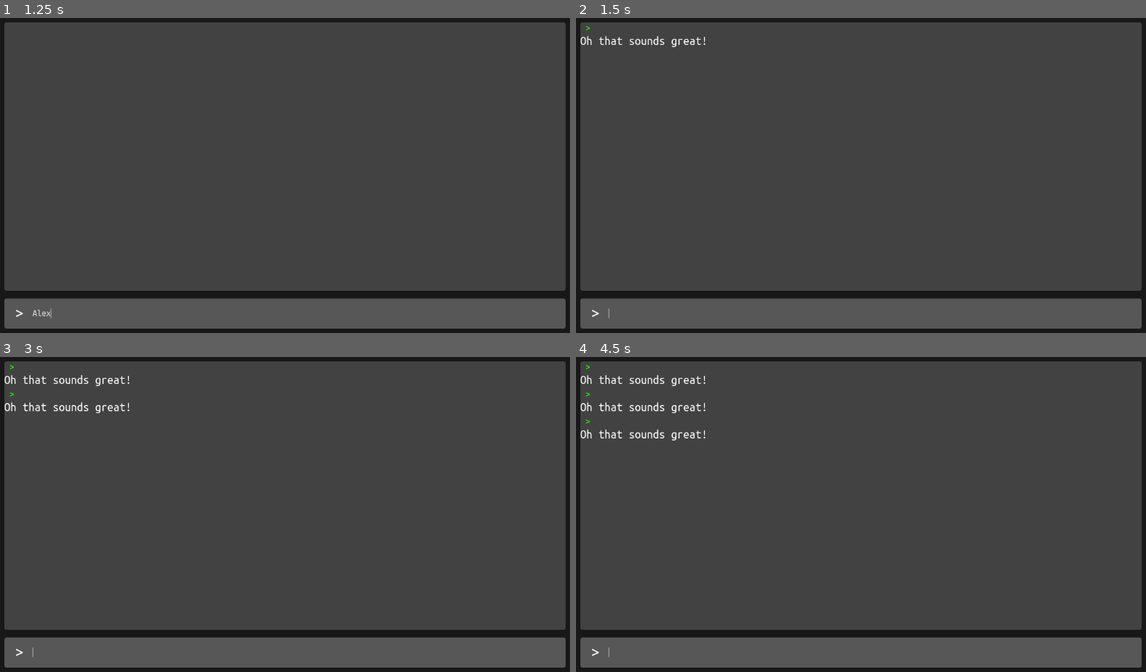
Above: before the commit, frames 1-4 (two rows, left to right).
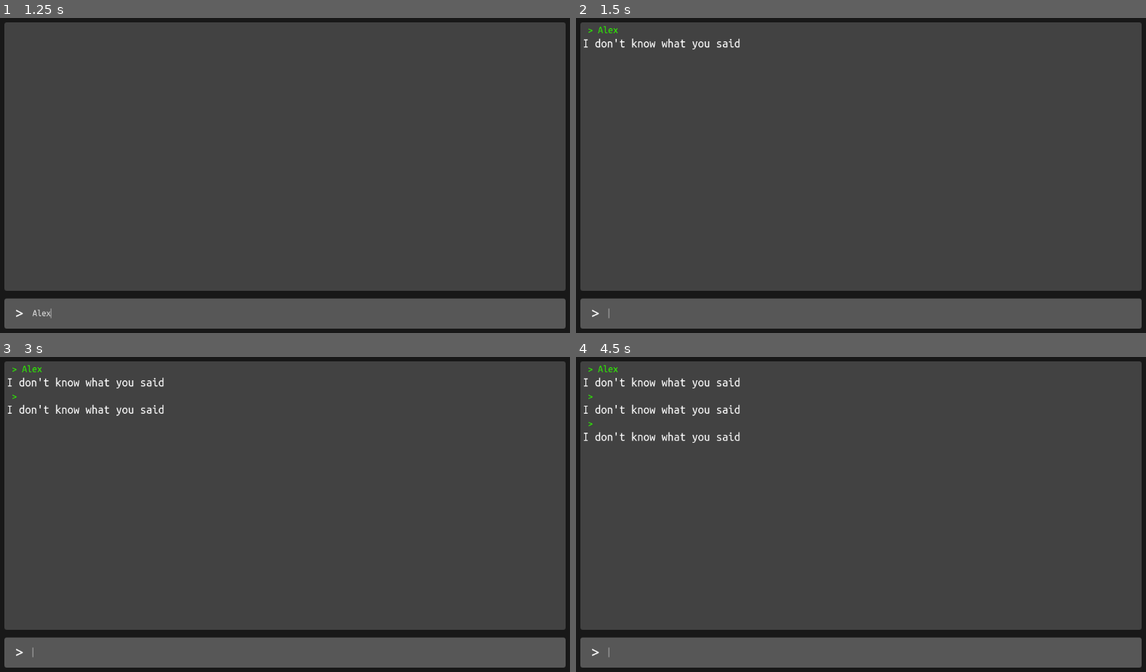
Above: after the commit, the same moments.

Repository: AkIszler/firstRPGGame
Game: Godot game, scene res://scenes/main_game.tscn
The game is run twice, just before and just after one commit, with the same random seed, the same clock (stepped at 60 frames per second) and the same inputs.
Inputs (mouse positions are in pixels of both pictures, inside the frame that each line leads up to):
- Up to frame 1 (1.25 s): click (296, 314) at 0.52 s; type "Alex" at 0.6 s
- Up to frame 2 (1.5 s): tap Enter at 1.25 s
- Up to frame 3 (3 s): tap Space at 2 s; tap Enter at 2.75 s
- Up to frame 4 (4.5 s): tap Space at 3.5 s; tap Enter at 4.25 s

Frame 1 is identical in both runs. In frame 2, 0.5% of the frame differs, in the area x 0-29%, y 2-11%; in frame 3, 0.9%; in frame 4, 1.3%, in the area x 0-29%, y 2-28%.

Commit message:
1

Diff:
--- a/scenes/input_response.tscn
+++ b/scenes/input_response.tscn
@@ -1,8 +1,10 @@
-[gd_scene load_steps=2 format=3 uid="uid://d8fsdgp5qt81"]
+[gd_scene load_steps=3 format=3 uid="uid://d8fsdgp5qt81"]
 
+[ext_resource type="Script" path="res://scripts/input_response.gd" id="1_alt2p"]
 [ext_resource type="Theme" uid="uid://d2rqp0rit7ww6" path="res://FontTheams/Ubuntu_24_reg.tres" id="1_ap3vs"]
 
 [node name="inputResponse" type="VBoxContainer"]
+script = ExtResource("1_alt2p")
 
 [node name="userHistory" type="Label" parent="."]
 layout_mode = 2
@@ -10,7 +12,8 @@
 theme_override_colors/font_color = Color(0.176, 0.96, 0, 1)
 theme_override_colors/font_outline_color = Color(0, 0, 0, 1)
 theme_override_font_sizes/font_size = 20
-text = " > "
+text = " > heyyyyllllo
+"
 
 [node name="userResponse" type="Label" parent="."]
 layout_mode = 2
--- a/scenes/main_game.tscn
+++ b/scenes/main_game.tscn
@@ -69,6 +69,10 @@
 
 [node name="historyMargin" type="MarginContainer" parent="background/margin/Rows/gameInfo"]
 layout_mode = 2
+theme_override_constants/margin_left = 5
+theme_override_constants/margin_top = 5
+theme_override_constants/margin_right = 5
+theme_override_constants/margin_bottom = 5
 
 [node name="historyScroll" type="ScrollContainer" parent="background/margin/Rows/gameInfo/historyMargin"]
 layout_mode = 2
--- /dev/null
+++ b/scripts/input_response.gd
@@ -0,0 +1,6 @@
+extends VBoxContainer
+
+
+func Set_Text(input: String, response: String):
+	$userHistory.text = " > " + input
+	$userResponse.text = response
--- a/scripts/main_game.gd
+++ b/scripts/main_game.gd
@@ -8,6 +8,21 @@
 
 func _input_text_submitted(new_text: String) -> void:
 	print(new_text) # for debugging
+	var inputResponse = InputRespose.instantiate()
+	inputResponse.Set_Text(new_text, ReturnToSender(new_text)) #
+	history_rows.add_child(inputResponse)
 
-	var inputResponse = InputRespose.instantiate()
-	history_rows.add_child(inputResponse)
+
+func ReturnToSender (new_text: String) -> String:
+	var returnMsg = ""
+
+	if new_text == "hi mom":
+		returnMsg = "Hello Son"
+
+	elif new_text == "Hi Son":
+			returnMsg = "Hi Mom!"
+
+	else:
+		returnMsg = "I don't know what you said"
+
+	return returnMsg
